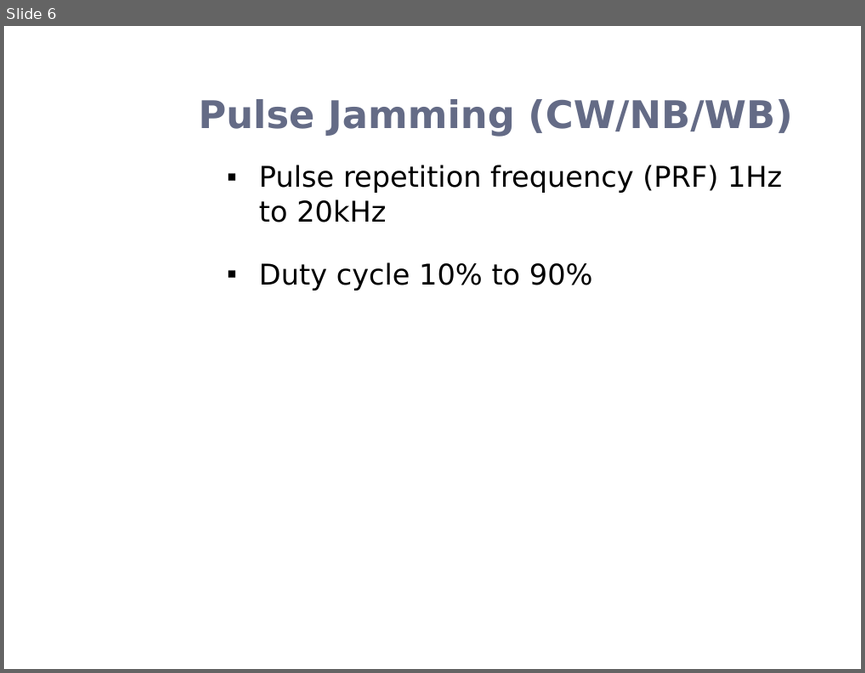
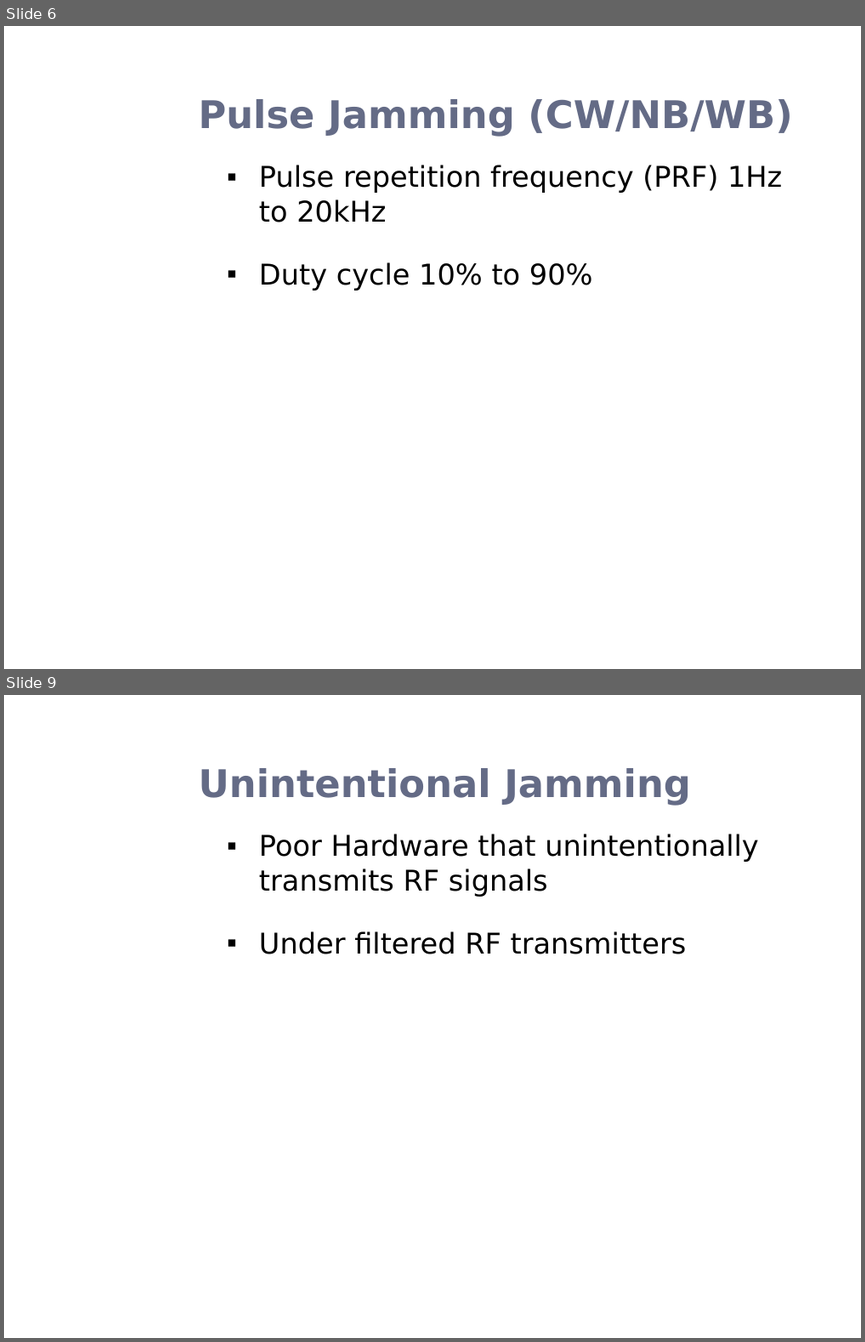
Before and after one commit to esayers/capstone-schwarz, a slide deck: Documentation/GPS Jamming Presentation.pptx. Shown one above the other, each under a label of ours: slide 6 before the commit, slides 6 and 9 after it; the slides between them are not shown. The pictures are 865x673 and 865x1342 pixels, drawn with LibreOffice and Linux fonts; fonts in the diff are those of the drawing; background and template pictures are left out. Boxes give left, top, right and bottom in pixels: in the first picture for what was removed or moved away, otherwise in the second. Text is boxed around its words. In the diff, an @@ line names an element or a change of style, - is before the commit and + after.

```diff
--- a/Documentation/GPS Jamming Presentation.pptx
+++ b/Documentation/GPS Jamming Presentation.pptx
@@ slide 9 added at <box>4,695,861,1338</box>, background picture (left out) @@
@@ title added at <box>199,768,691,805</box>, 32 pt, text #646B86, bold @@
+Unintentional Jamming
@@ text added at <box>259,834,759,954</box>, 24 pt, text #000000 @@
+▪ Poor Hardware that unintentionally transmits RF signals
+▪ Under filtered RF transmitters
```
Also in this commit, not shown: 6 slides changed, 1 slide removed, 2 other files.
